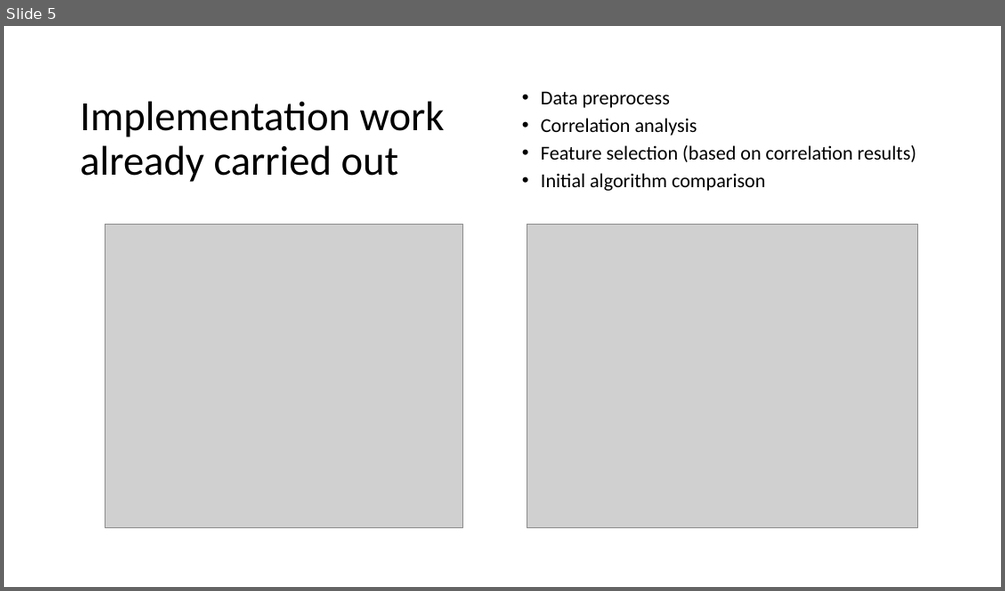
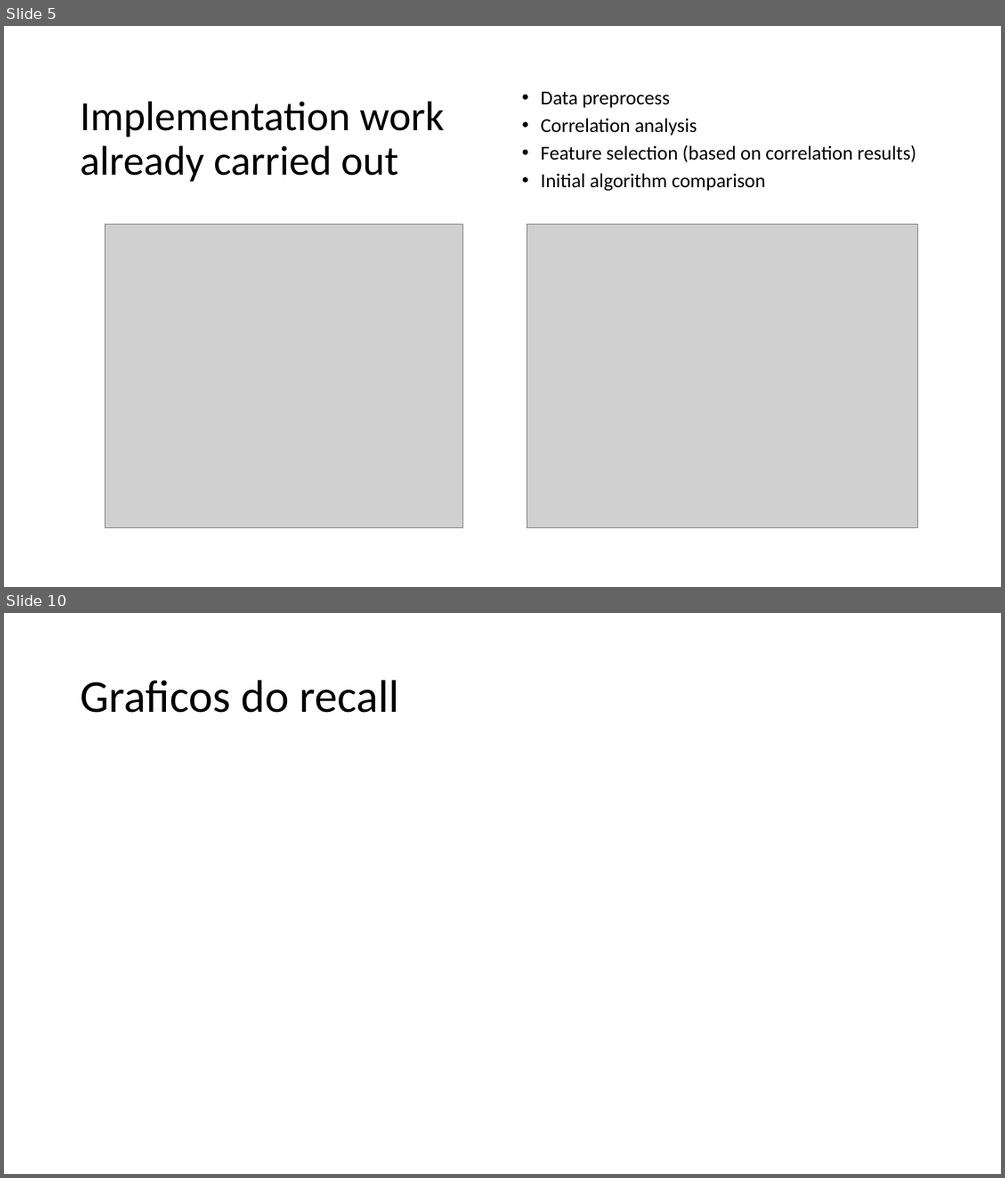
Before and after one commit to afs202005277/HeartDiseasePrediction, a slide deck: Supervised Learning.pptx. Shown one above the other, each under a label of ours: slide 5 before the commit, slides 5 and 10 after it; the slides between them are not shown. The pictures are 1005x591 and 1005x1178 pixels, drawn with LibreOffice and Linux fonts; fonts in the diff are those of the drawing; grey boxes stand for pictures. Boxes give left, top, right and bottom in pixels: in the first picture for what was removed or moved away, otherwise in the second. Text is boxed around its words. In the diff, an @@ line names an element or a change of style, - is before the commit and + after.

```diff
--- a/Supervised Learning.pptx
+++ b/Supervised Learning.pptx
@@ slide 10 added at box(4, 613, 1001, 1174), background #FFFFFF @@
@@ title added at box(80, 680, 399, 713), 44 pt, text #000000 @@
+Graficos do recall
```
Also in this commit, not shown: 4 other slides added, 1 other file.
